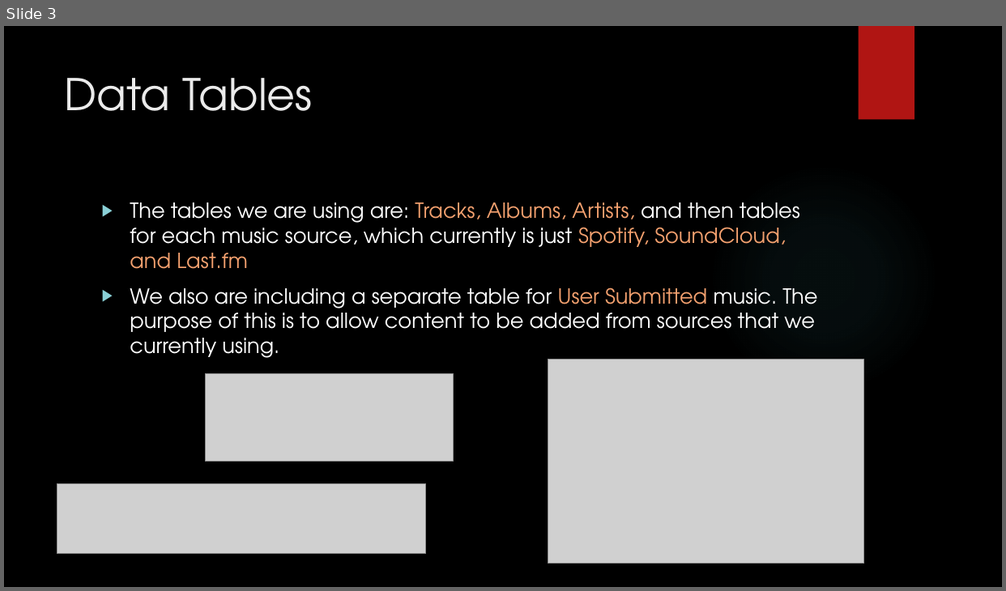
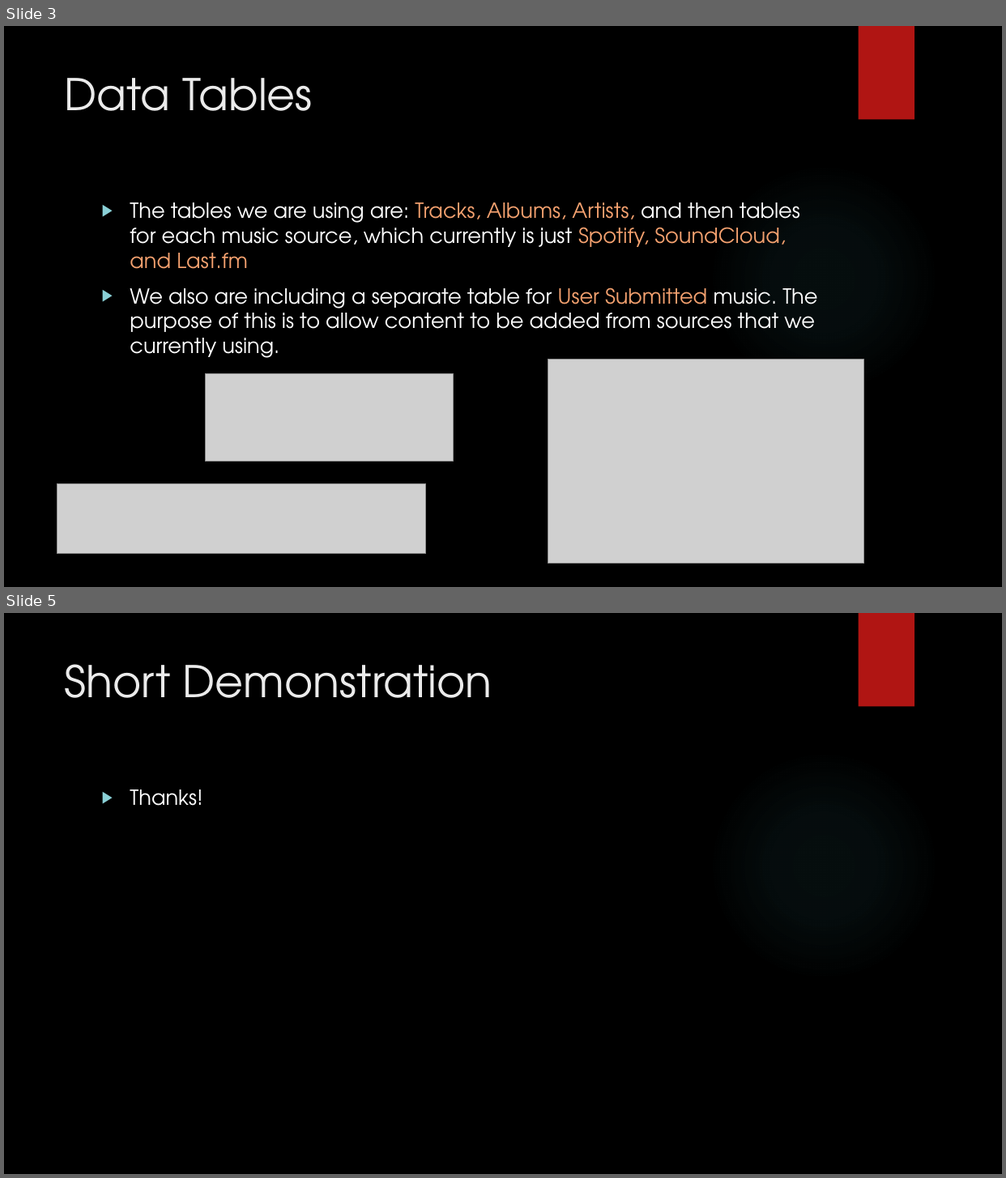
Before and after one commit to manningc13/SongAtlas, a slide deck: SongAtlasPresentation.pptx. Shown one above the other, each under a label of ours: slide 3 before the commit, slides 3 and 5 after it; the slides between them are not shown. The pictures are 1006x591 and 1006x1178 pixels, drawn with LibreOffice and Linux fonts; fonts in the diff are those of the drawing; grey boxes stand for pictures; background and template pictures are left out. Boxes give left, top, right and bottom in pixels: in the first picture for what was removed or moved away, otherwise in the second. Text is boxed around its words. In the diff, an @@ line names an element or a change of style, - is before the commit and + after.

```diff
--- a/SongAtlasPresentation.pptx
+++ b/SongAtlasPresentation.pptx
@@ slide 5 added at (4,613,1002,1174), background picture (left out); not listed: 2 template elements that a slide beside it also shows @@
@@ title added at (65,664,492,698), 42 pt, text #EBEBEB @@
+Short Demonstration
@@ text added at (130,790,202,806), 20 pt, text #FFFFFF @@
+▶ Thanks!
```
Also in this commit, not shown: 1 slide changed, 1 other slide added.
